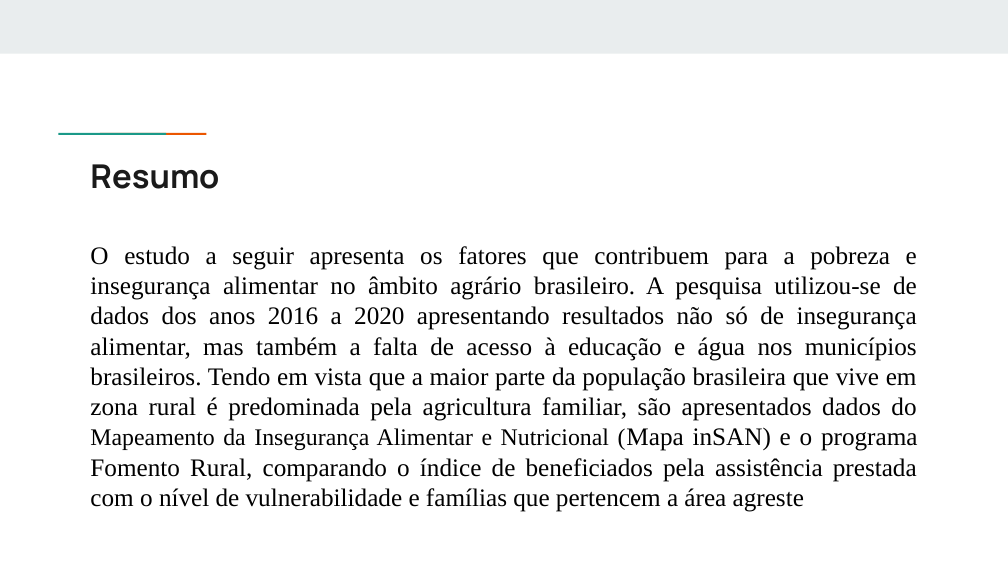
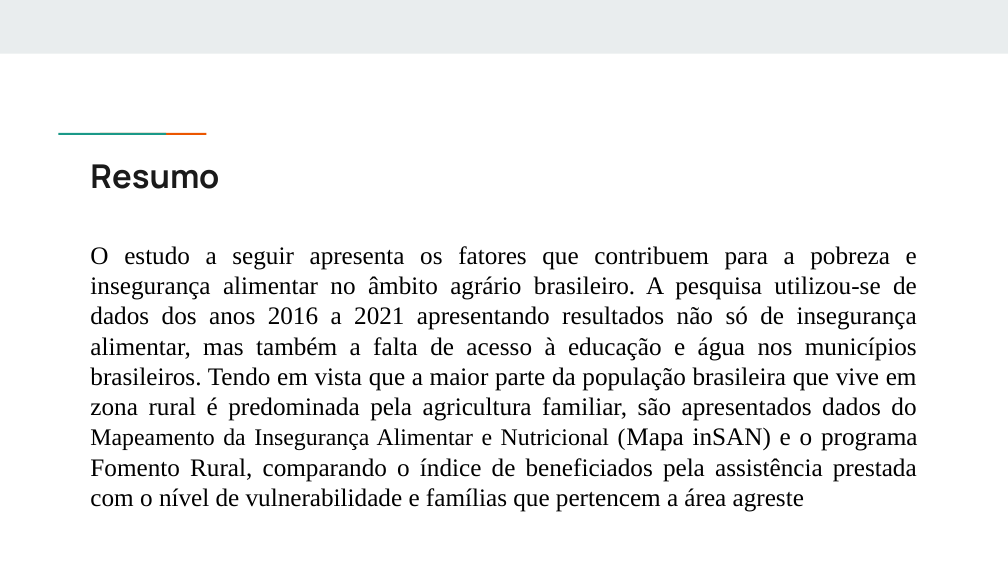
Before and after one commit to Marcos-Sobral/A-Inseguran-a-Alimentar-e-o-combate-a-fome-no-setor-rural, a slide deck: slide 2 of Base dados - 2020/Slide/A Insegurança Alimentar e o combate a fome no setor rural entre 2016 a 2021.pptx. Drawn at 1008x567 pixels with LibreOffice and Linux fonts; fonts in the diff are those of the drawing. Boxes give left, top, right and bottom in pixels: in the first picture for what was removed or moved away, otherwise in the second. Text is boxed around its words. In the diff, an @@ line names an element or a change of style, - is before the commit and + after.

```diff
--- a/Base dados - 2020/Slide/A Insegurança Alimentar e o combate a fome no setor rural entre 2016 a 2021.pptx
+++ b/Base dados - 2020/Slide/A Insegurança Alimentar e o combate a fome no setor rural entre 2016 a 2021.pptx
@@ text at (x1=90, y1=246, x2=917, y2=512): text changed @@
-O estudo a seguir apresenta os fatores que contribuem para a pobreza e insegurança alimentar no âmbito agrário brasileiro. A pesquisa utilizou-se de dados dos anos 2016 a 2020 apresentando resultados não só de insegurança alimentar, mas também a falta de acesso à educação e água nos municípios brasileiros. Tendo em vista que a maior parte da população brasileira que vive em zona rural é predominada pela agricultura familiar, são apresentados dados do Mapeamento da Insegurança Alimentar e Nutricional (Mapa inSAN) e o programa Fomento Rural, comparando o índice de beneficiados pela assistência prestada com o nível de vulnerabilidade e famílias que pertencem a área agreste
+O estudo a seguir apresenta os fatores que contribuem para a pobreza e insegurança alimentar no âmbito agrário brasileiro. A pesquisa utilizou-se de dados dos anos 2016 a 2021 apresentando resultados não só de insegurança alimentar, mas também a falta de acesso à educação e água nos municípios brasileiros. Tendo em vista que a maior parte da população brasileira que vive em zona rural é predominada pela agricultura familiar, são apresentados dados do Mapeamento da Insegurança Alimentar e Nutricional (Mapa inSAN) e o programa Fomento Rural, comparando o índice de beneficiados pela assistência prestada com o nível de vulnerabilidade e famílias que pertencem a área agreste
```
Also in this commit, not shown: 5 other slides changed, 2 slides added, 16 other files.
